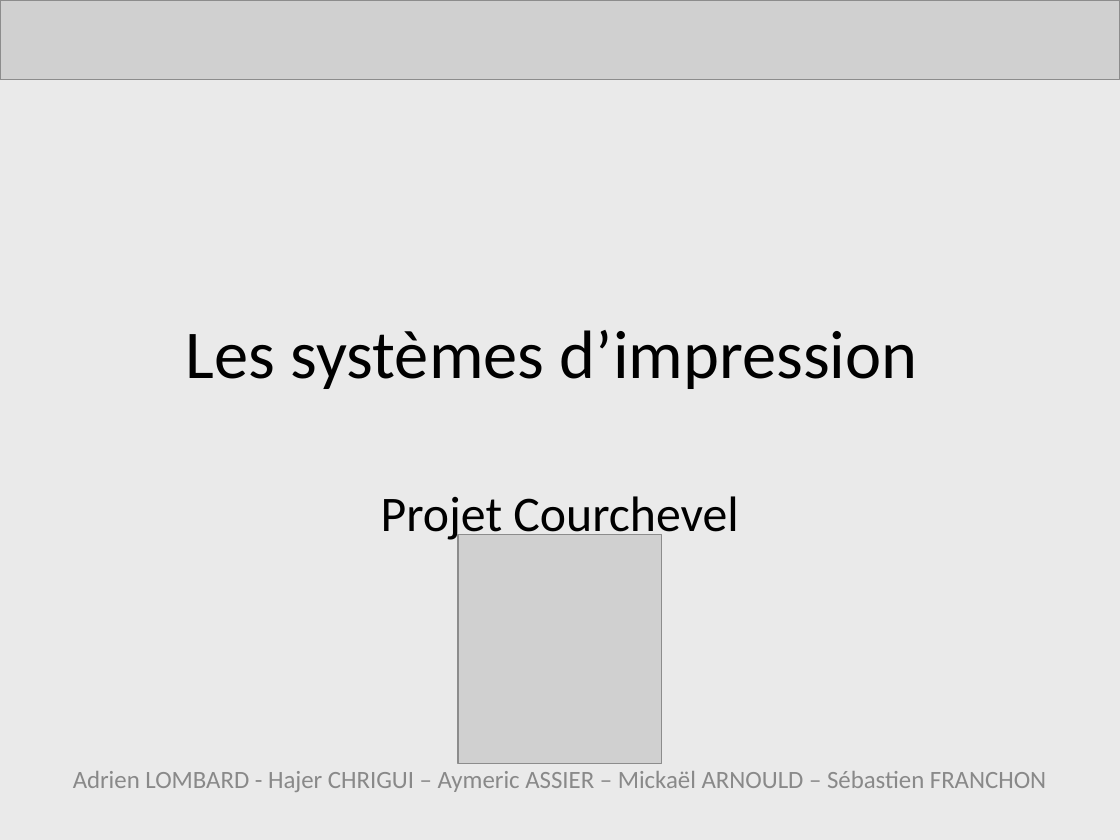
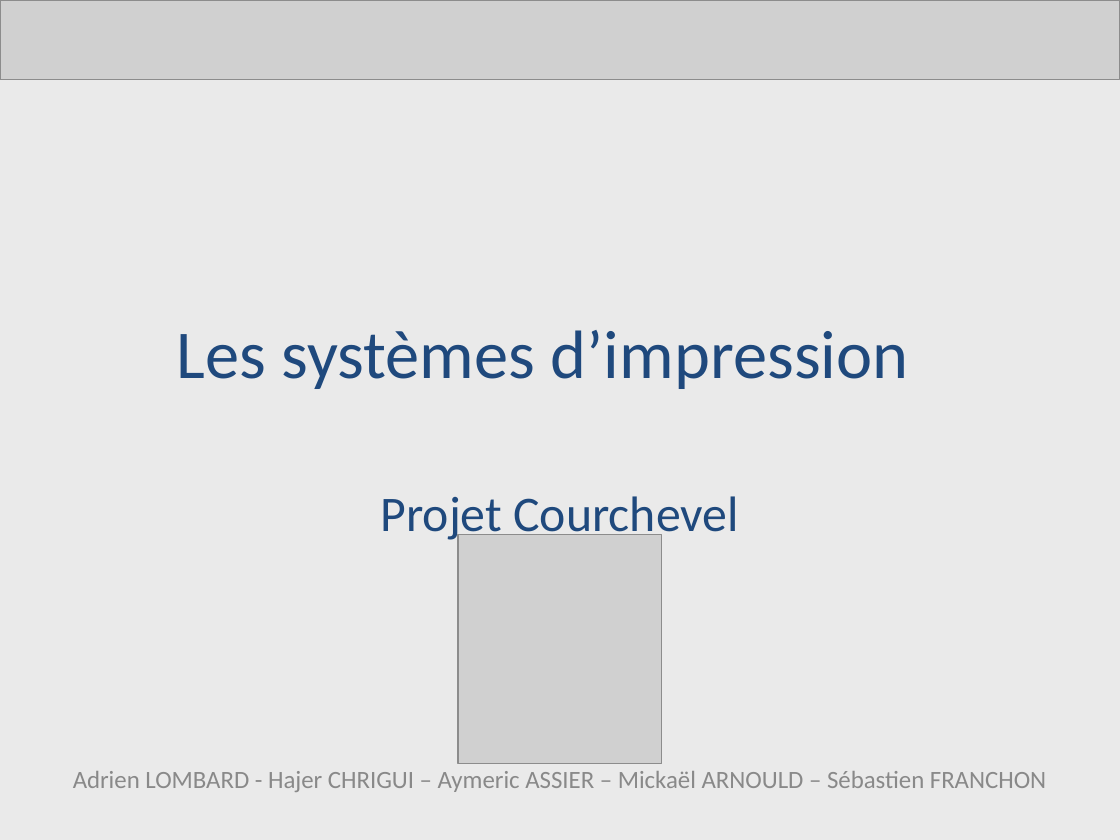
Before and after one commit to AdrienLombard/SimplePass, a slide deck: slide 1 of source/Système d'impression- Bilan intermédiaire - Version Adrien.ppt. Drawn at 1120x840 pixels with LibreOffice and Linux fonts; fonts in the diff are those of the drawing; grey boxes stand for pictures. Boxes give left, top, right and bottom in pixels: in the first picture for what was removed or moved away, otherwise in the second. Text is boxed around its words. In the diff, an @@ line names an element or a change of style, - is before the commit and + after.

Commit message:
Modifications (finales ?) du ppt des systèmes d'impression

```diff
--- a/source/Système d'impression- Bilan intermédiaire - Version Adrien.ppt
+++ b/source/Système d'impression- Bilan intermédiaire - Version Adrien.ppt
@@ title "Les systèmes d’impression": place and size @@
-title "Les systèmes d’impression" at <box>186,330,918,389</box>
+title "Les systèmes d’impression" at <box>177,330,909,389</box>
@@ title "Les systèmes d’impression" at <box>177,330,909,389</box>: text colour #000000 to #1F497D @@
@@ subtitle at <box>381,496,738,543</box>: text colour #000000 to #1F497D in "Projet Courchevel" @@
```
Also in this commit, not shown: 4 other slides changed.
